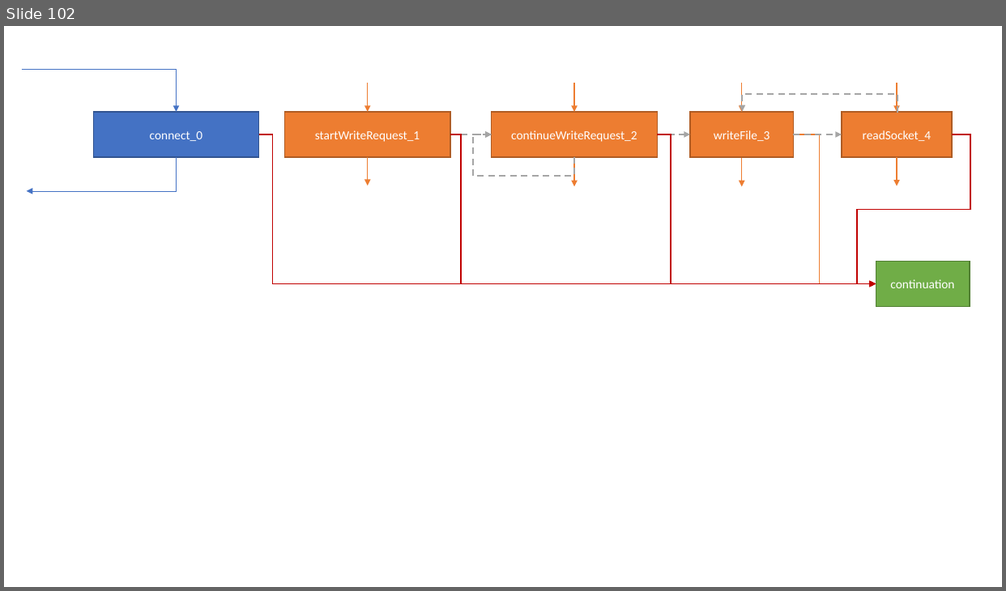
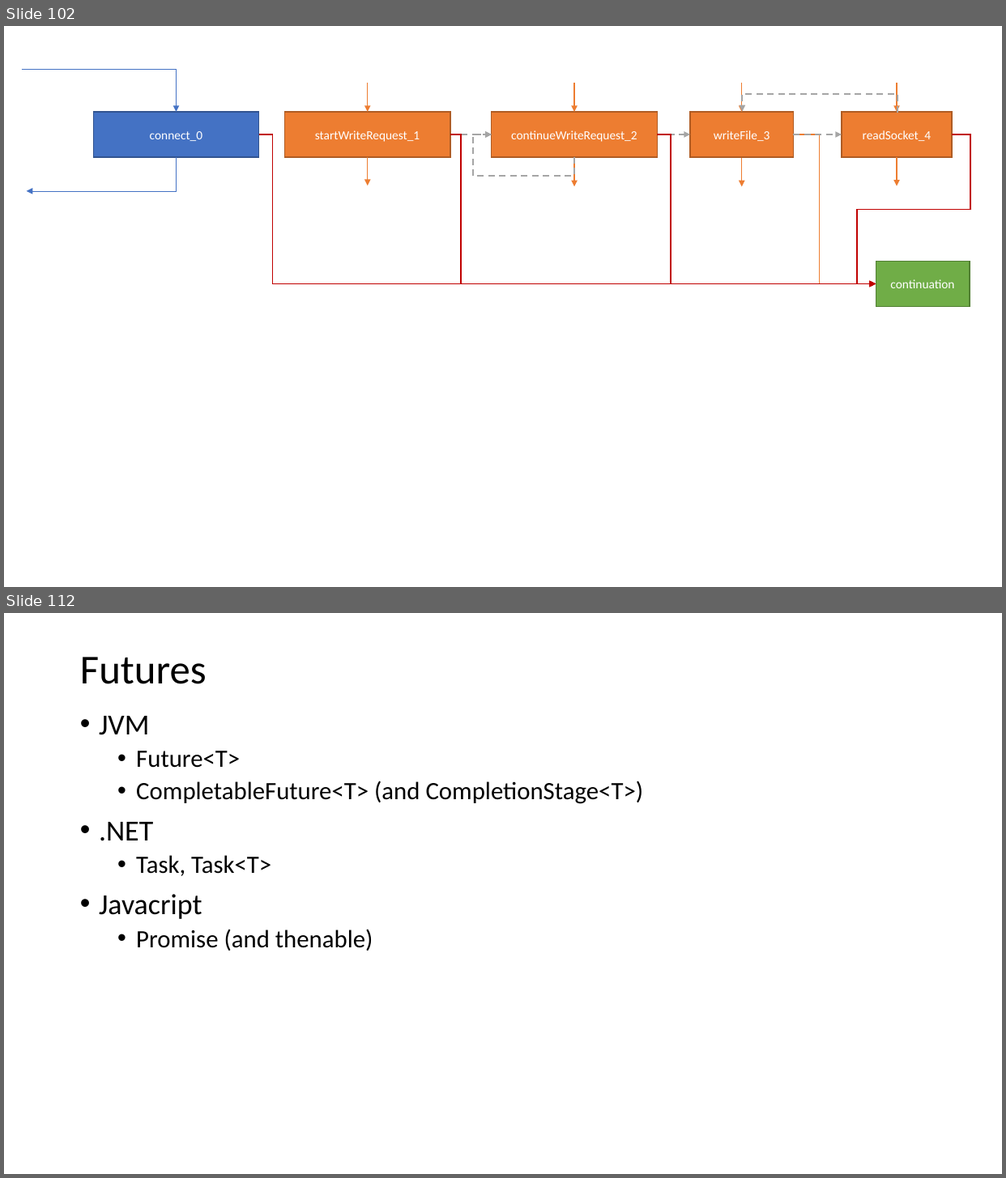
Before and after one commit to isel-leic-pc/s2021v-li51n, a slide deck: docs/threads.pptx. Shown one above the other, each under a label of ours: slide 102 before the commit, slides 102 and 112 after it; the slides between them are not shown. The pictures are 1006x591 and 1006x1178 pixels, drawn with LibreOffice and Linux fonts; fonts in the diff are those of the drawing. Boxes give left, top, right and bottom in pixels: in the first picture for what was removed or moved away, otherwise in the second. Text is boxed around its words. In the diff, an @@ line names an element or a change of style, - is before the commit and + after.

```diff
--- a/docs/threads.pptx
+++ b/docs/threads.pptx
@@ slide 112 added at (x1=4, y1=613, x2=1002, y2=1174), background #FFFFFF @@
@@ title added at (x1=80, y1=657, x2=206, y2=684), 39.6 pt, text #000000 @@
+Futures
@@ text added at (x1=99, y1=716, x2=644, y2=951), 24 pt, text #000000 @@
+• JVM
+  • Future<T>
+  • CompletableFuture<T> (and CompletionStage<T>)
+• .NET
+  • Task, Task<T>
+• Javacript
+  • Promise (and thenable)
```
Also in this commit, not shown: 1 slide changed, 8 other slides added, 2 other files.
